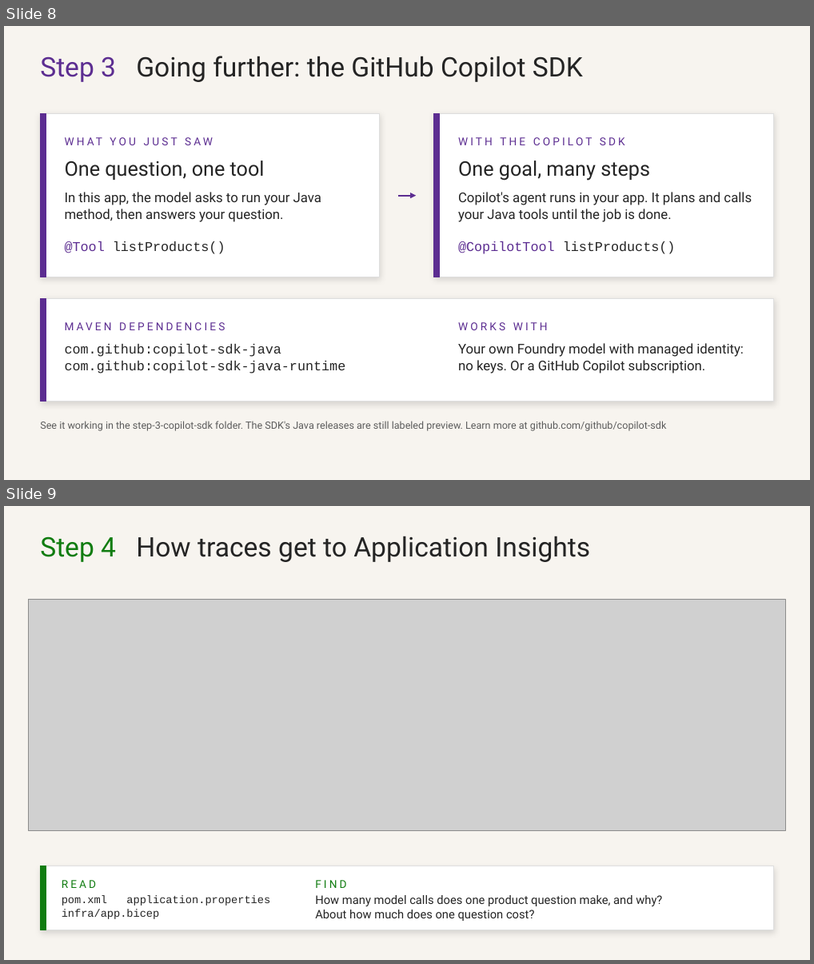
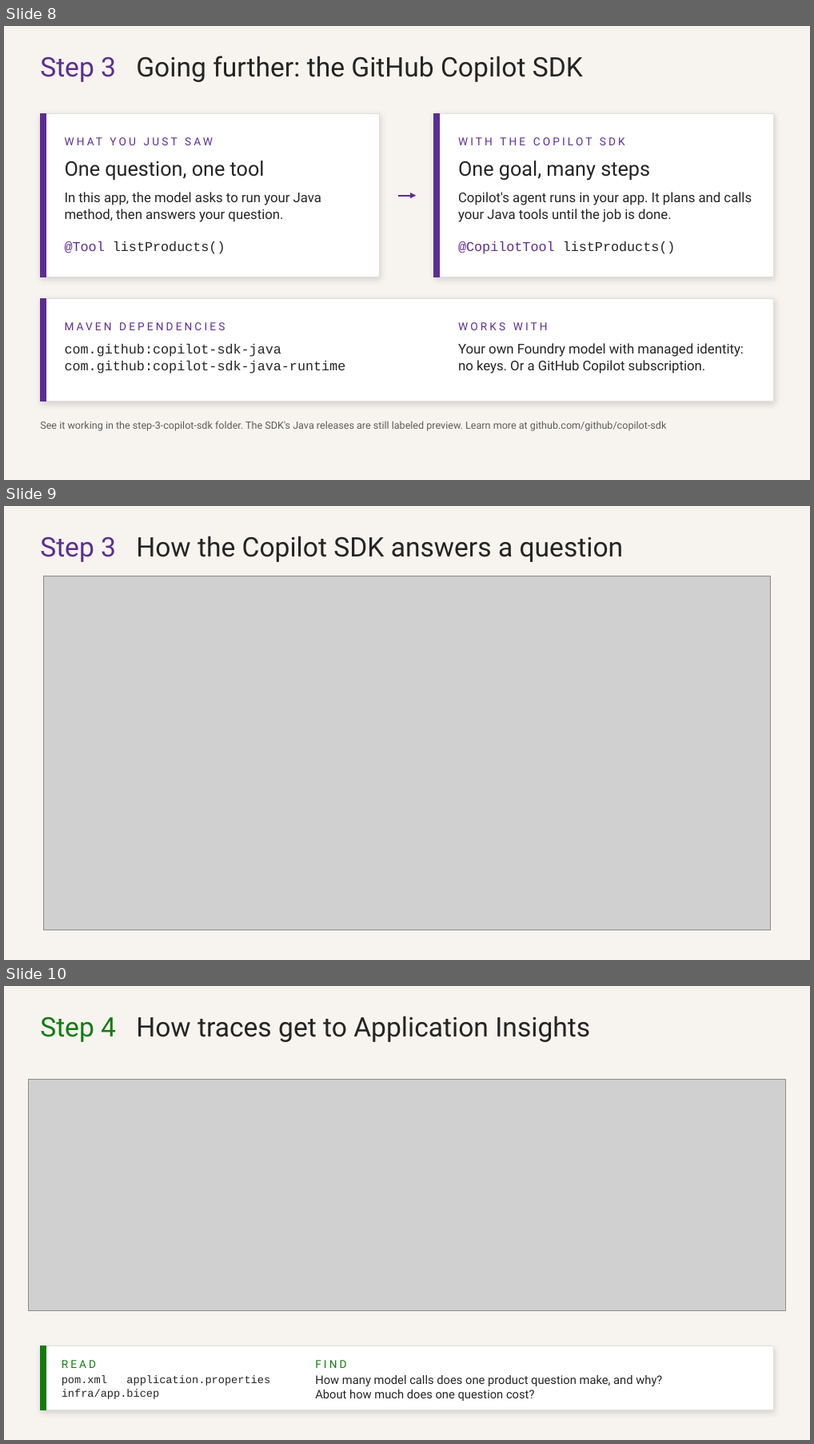
Before and after one commit to roryp/spring-ai-webstore, a slide deck: docs/trail-store-workshop.pptx. Shown one above the other, each under a label of ours: slides 8 and 9 before the commit, slides 8, 9 and 10 after it. The pictures are 814x964 and 814x1444 pixels, drawn with LibreOffice and Linux fonts; fonts in the diff are those of the drawing; grey boxes stand for pictures. Boxes give left, top, right and bottom in pixels: in the first picture for what was removed or moved away, otherwise in the second. Text is boxed around its words. In the diff, an @@ line names an element or a change of style, - is before the commit and + after.

```diff
--- a/docs/trail-store-workshop.pptx
+++ b/docs/trail-store-workshop.pptx
@@ slide 9 added at (x1=4, y1=506, x2=810, y2=960), background #F7F4EF @@
@@ text added at (x1=40, y1=536, x2=624, y2=562), 32 pt, text #242424 @@
+Step 3 How the Copilot SDK answers a question
@@ picture added at (x1=43, y1=576, x2=770, y2=929) @@
@@ what was slide 9 is now slide 10 @@
```
Also in this commit, not shown: 5 other files.
